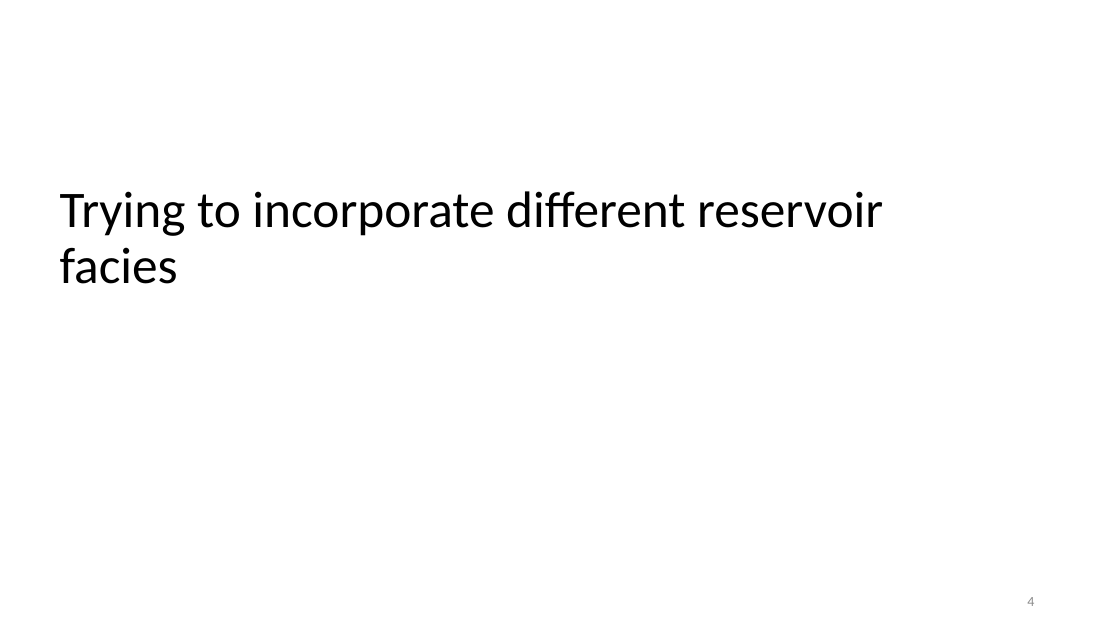
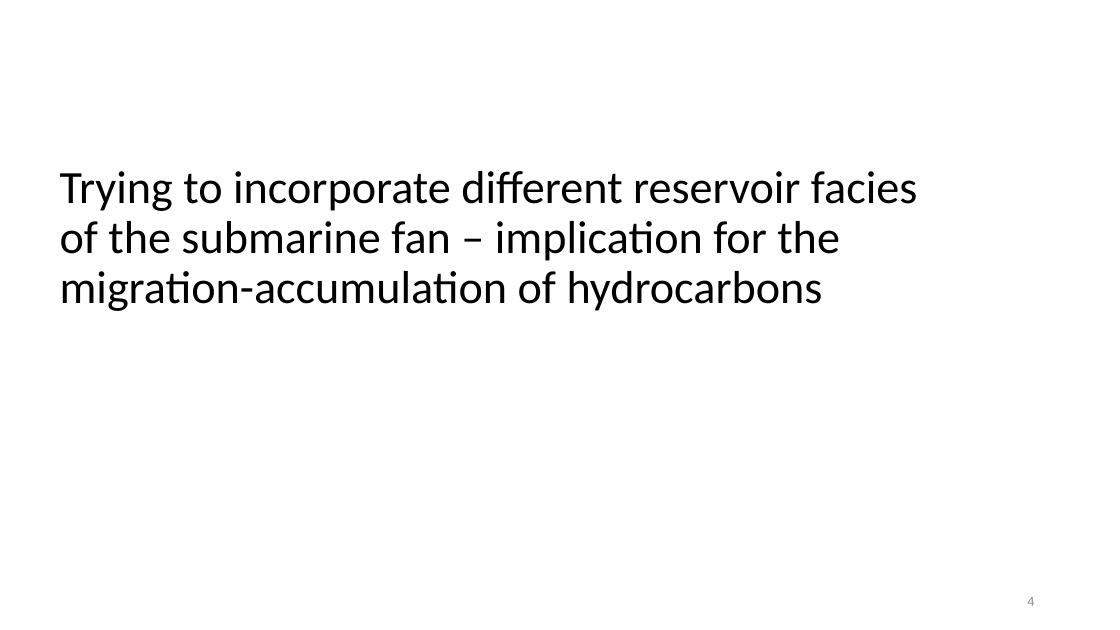
Before and after one commit to GeoAssistant/GeoOntology, a slide deck: slide 4 of Use case - Hydrocarbons accumulation.pptx. Drawn at 1120x630 pixels with LibreOffice and Linux fonts; fonts in the diff are those of the drawing. Boxes give left, top, right and bottom in pixels: in the first picture for what was removed or moved away, otherwise in the second. Text is boxed around its words. In the diff, an @@ line names an element or a change of style, - is before the commit and + after.

```diff
--- a/Use case - Hydrocarbons accumulation.pptx
+++ b/Use case - Hydrocarbons accumulation.pptx
@@ title at bbox=[60, 171, 917, 311]: text changed; size 44 to 39.6 pt @@
-Trying to incorporate different reservoir facies
+Trying to incorporate different reservoir facies
+of the submarine fan – implication for the migration-accumulation of hydrocarbons
```
Also in this commit, not shown: 1 other slide changed, 2 other files.
